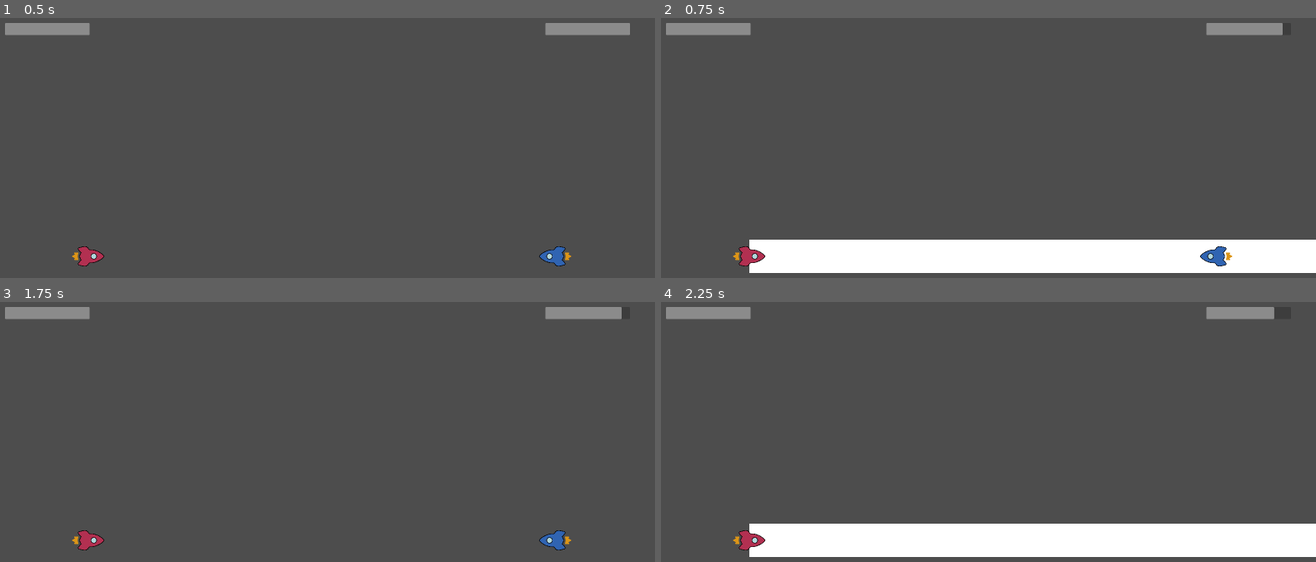
Above: before the commit, frames 1-4 (two rows, left to right).
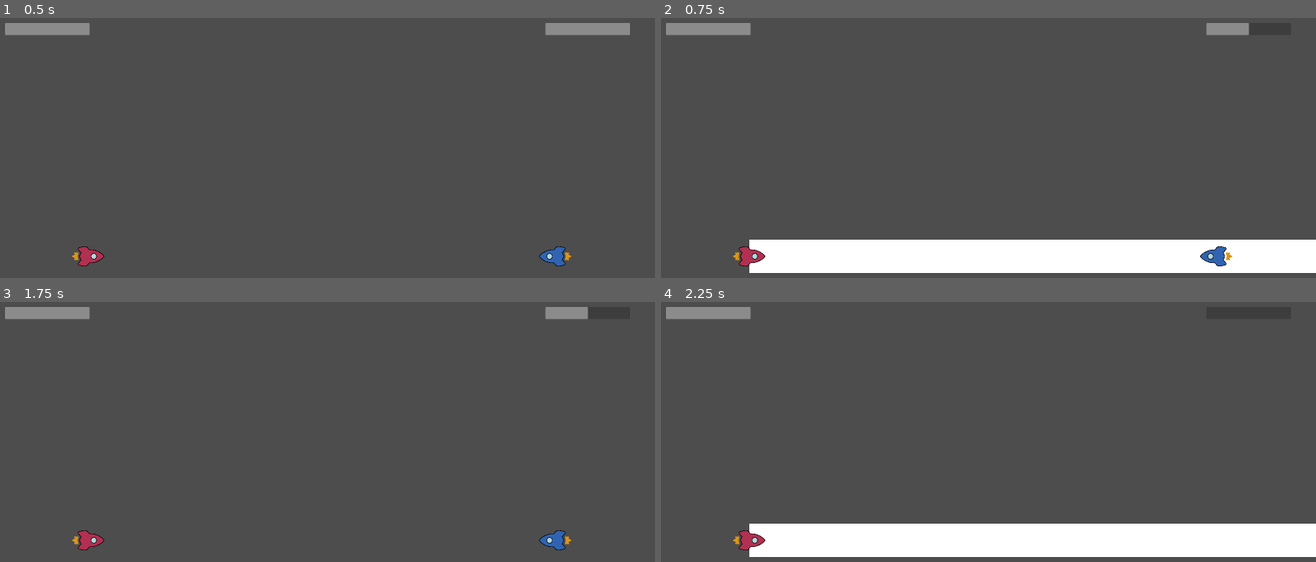
Above: after the commit, the same moments.

Repository: RajwolChapagain/Arcade-Game
Game: Godot game, scene res://main.tscn
Two runs of this game, one before a commit and one after it. Both use one fixed random seed, a clock stepped at 60 frames per second and the inputs below.
Inputs:
- Up to frame 1 (0.5 s): no input
- Up to frame 2 (0.75 s): tap Enter (p1_super) at 0.5 s; hold W (p1_thrust) from 0.53 s (still down); tap Up (p1_fire) at 0.6 s
- Up to frame 3 (1.75 s): tap Space at 1.25 s; release W (p1_thrust) at 1.28 s; tap A (p1_rotate_anticlockwise) at 1.35 s
- Up to frame 4 (2.25 s): tap Enter (p1_super) at 2 s; hold W (p1_thrust) from 2.03 s (still down); tap D (p1_rotate_clockwise) at 2.1 s

Frame 1 is identical in both runs. In frame 2, 0.3% of the frame differs, in the area x 89-95%, y 1-7%; in frame 3, 0.3%; in frame 4, 0.5%, in the area x 83-94%, y 1-7%.

Commit message:
Fix health bar not updating correctly on super hit

Diff:
--- a/UI/hud.gd
+++ b/UI/hud.gd
@@ -1,7 +1,7 @@
 extends Control
 
 func decrease_p1_health(damage):
-	$HealthBar.value -= 10
+	$HealthBar.value -= damage
 
 func decrease_p2_health(damage):
-	$HealthBar2.value -= 10
+	$HealthBar2.value -= damage
